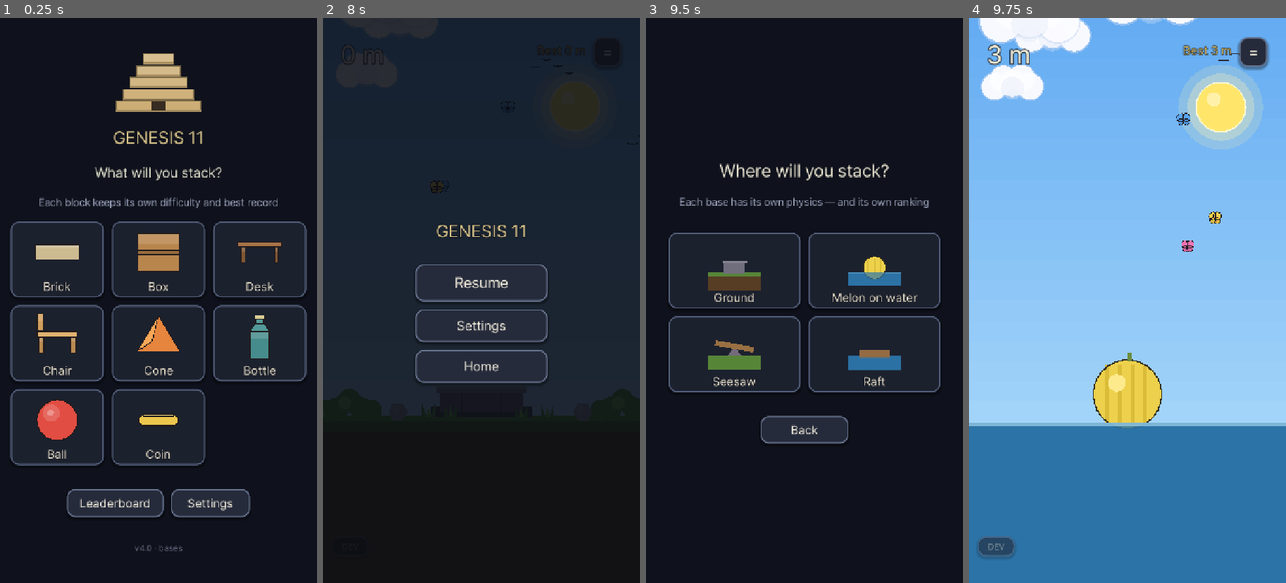
Above: before the commit, frames 1-4 (left to right).
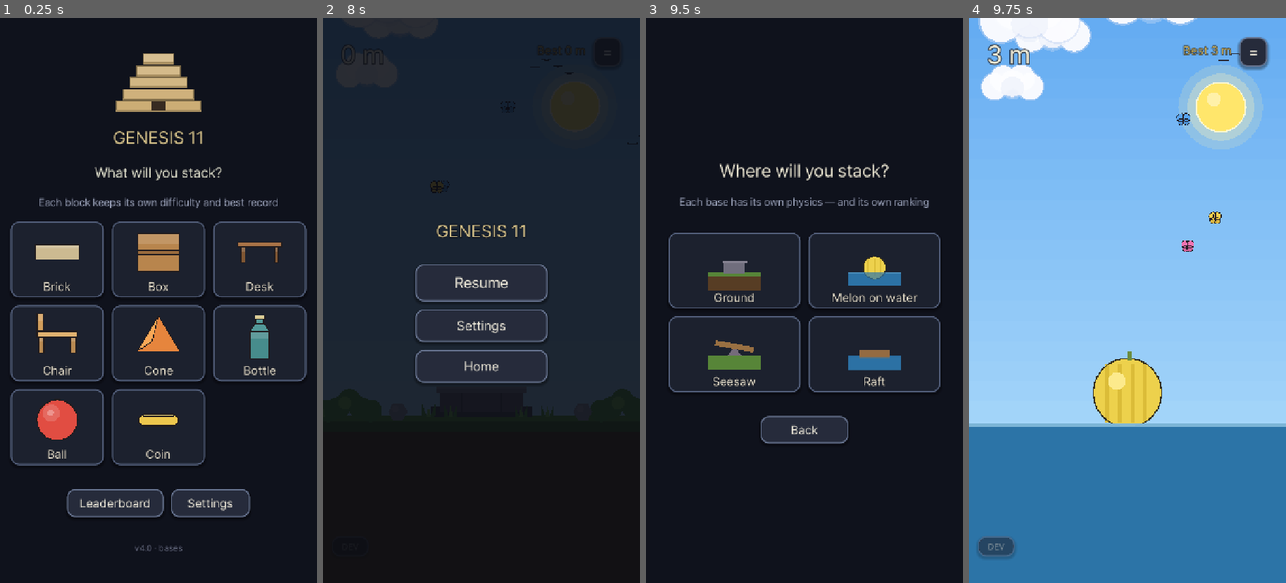
Above: after the commit, the same moments.

Repository: jungrok5/babel-tower
Game: Godot game, scene res://scenes/Main.tscn
Two runs of this game, one before a commit and one after it. Both use one fixed random seed, a clock stepped at 60 frames per second and the inputs below.
Inputs:
- Up to frame 1 (0.25 s): no input
- Up to frame 2 (8 s): click "Brick" at 0.5 s; click "Ground" at 1.25 s; click "Don't show again" at 2 s; click "Don't show again" at 2.75 s; click "Don't show again" at 3.5 s; click "Start" at 4.25 s; click "=" at 5 s; click "DEV" at 5.75 s; click "Resume" at 6.5 s; click "=" at 7.25 s
- Up to frame 3 (9.5 s): click "Home" at 8 s; click "Box" at 8.75 s
- Up to frame 4 (9.75 s): click "Melon on water" at 9.5 s

Frames 1-3 are identical in both runs. In frame 4, 0.5% of the frame differs, in the area x 0-100%, y 59-73%.

Commit message:
bases: melon flat-top ledge + stronger water buoyancy
- Melon gets a small flat collider on top so blocks/coins can rest (a
  bare circle let everything roll off). Bumped buoyancy + angular damp so
  it resists capsizing.
- Raft buoyancy raised so it holds a real stack instead of sinking at 2
  blocks; more angular damping for steadier rocking.

Co-Authored-By: Claude Opus 4.8 <noreply@anthropic.com>
Claude-Session: https://claude.ai/code/session_01Jx8xk1vyhwdsC6SaQay3dQ

Diff:
--- a/scripts/base.gd
+++ b/scripts/base.gd
@@ -161,13 +161,20 @@
 	shp.radius = r
 	cs.shape = shp
 	melon.add_child(cs)
+	# 윗면 평평한 받침 — 둥근 참외 위에도 블록/동전이 얹히도록 작은 플랫폼
+	var topcs := CollisionShape2D.new()
+	var tshape := RectangleShape2D.new()
+	tshape.size = Vector2(70.0, 12.0)
+	topcs.shape = tshape
+	topcs.position = Vector2(0, -r + 4.0)
+	melon.add_child(topcs)
 	var mat := PhysicsMaterial.new()
-	mat.friction = 0.9
+	mat.friction = 1.0
 	mat.bounce = 0.0
 	melon.physics_material_override = mat
-	melon.mass = 1.8
+	melon.mass = 1.7
 	melon.linear_damp = 2.8
-	melon.angular_damp = 5.5
+	melon.angular_damp = 7.0
 	melon.gravity_scale = 1.0
 	melon.can_sleep = false
 	# 참외 비주얼(노랑 몸통 + 세로 줄무늬 + 꼭지 + 하이라이트)
@@ -186,8 +193,9 @@
 	_samples = 7
 	_half_w = 58.0
 	_keel = r
-	_buoy_k = 5.0
-	_buoy_k2 = 0.9
+	_buoy_k = 8.0
+	_buoy_k2 = 1.2
+	_center_k = 12.0
 	base_line_y = 958.0 - r + 12.0
 	_kill_y = WATER_Y
 
@@ -209,9 +217,9 @@
 	mat.friction = 0.95
 	mat.bounce = 0.0
 	raft.physics_material_override = mat
-	raft.mass = 2.4
+	raft.mass = 2.2
 	raft.linear_damp = 2.8
-	raft.angular_damp = 6.5
+	raft.angular_damp = 8.0
 	raft.gravity_scale = 1.0
 	raft.can_sleep = false
 	# 통나무 뗏목 비주얼
@@ -228,8 +236,9 @@
 	_samples = 9
 	_half_w = hw - 16.0
 	_keel = hh
-	_buoy_k = 6.0
-	_buoy_k2 = 0.7
+	_buoy_k = 12.0
+	_buoy_k2 = 1.1
+	_center_k = 14.0
 	base_line_y = 992.0 - hh - 12.0
 	_kill_y = WATER_Y
 
